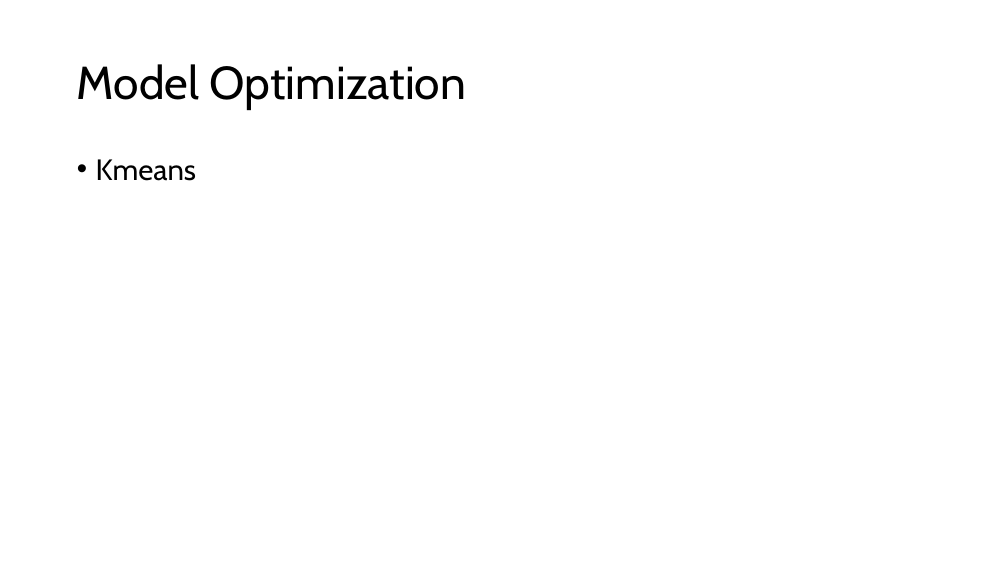
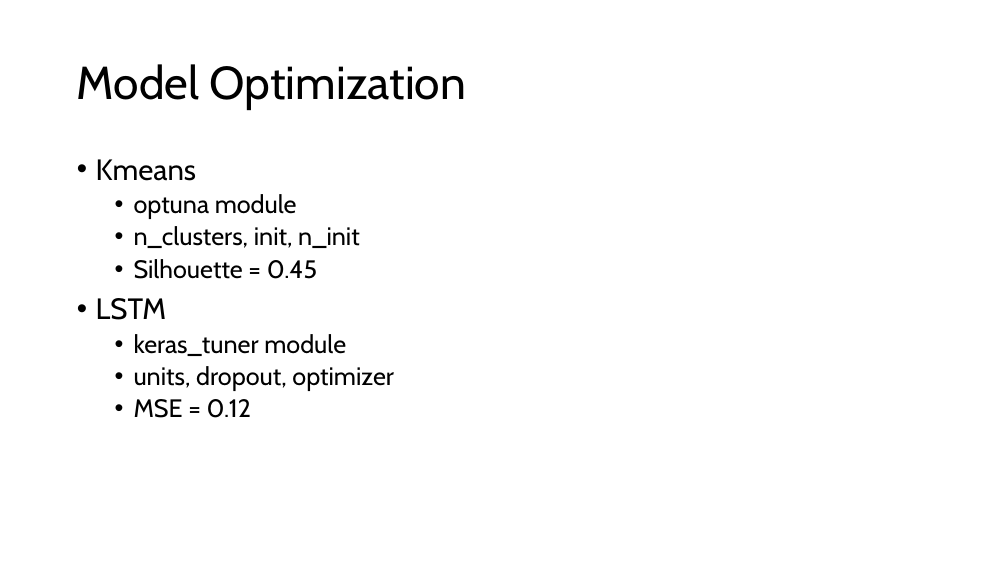
Before and after one commit to christian-ruiz/comp-642, a slide deck: slide 16 of final_project/Analysis of Common Trend Strategies Using ML - Christian Ruiz.pptx. Drawn at 1008x567 pixels with LibreOffice and Linux fonts; fonts in the diff are those of the drawing. Boxes give left, top, right and bottom in pixels: in the first picture for what was removed or moved away, otherwise in the second. Text is boxed around its words. In the diff, an @@ line names an element or a change of style, - is before the commit and + after.

```diff
--- a/final_project/Analysis of Common Trend Strategies Using ML - Christian Ruiz.pptx
+++ b/final_project/Analysis of Common Trend Strategies Using ML - Christian Ruiz.pptx
@@ text at box(96, 194, 394, 418): paragraphs added @@
+  • optuna module
+  • n_clusters, init, n_init
+  • Silhouette = 0.45
+• LSTM
+  • keras_tuner module
+  • units, dropout, optimizer
+  • MSE = 0.12
```
Also in this commit, not shown: 5 slides added.
